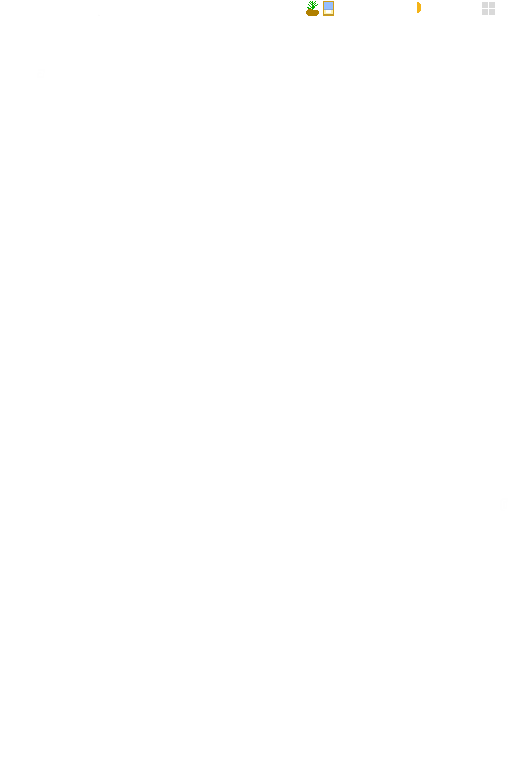
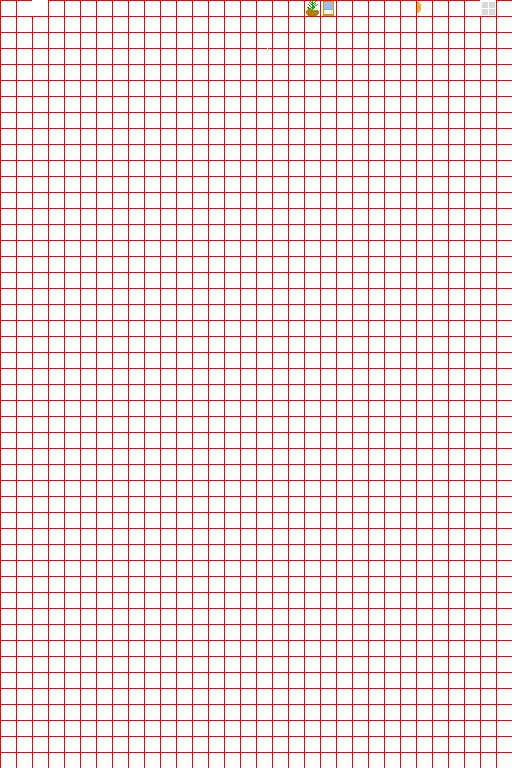
Two versions of the same layered image (512x768). Layer-by-layer changes:
showed "Layer" over [0, 0, 512, 768]
